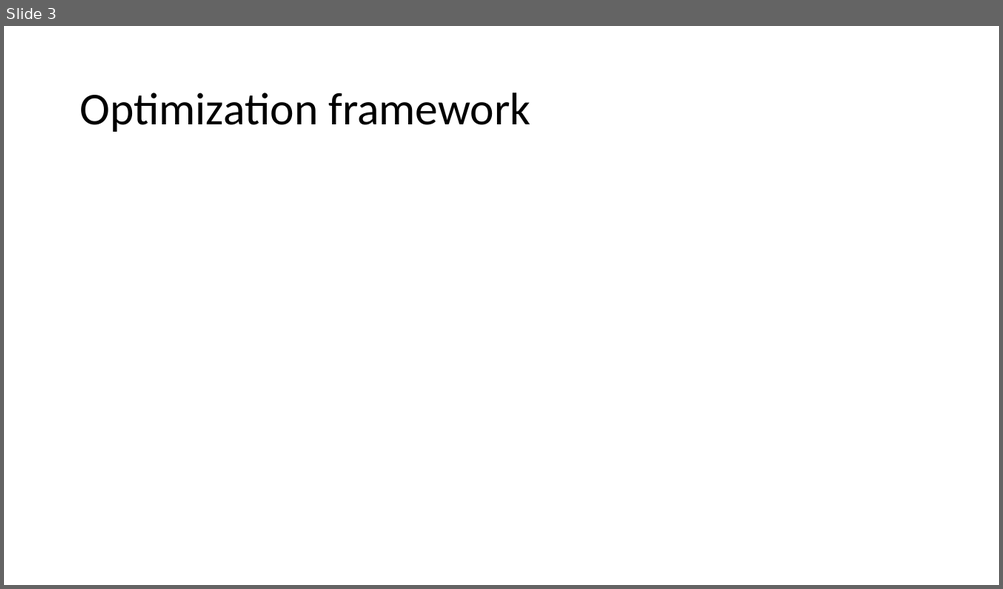
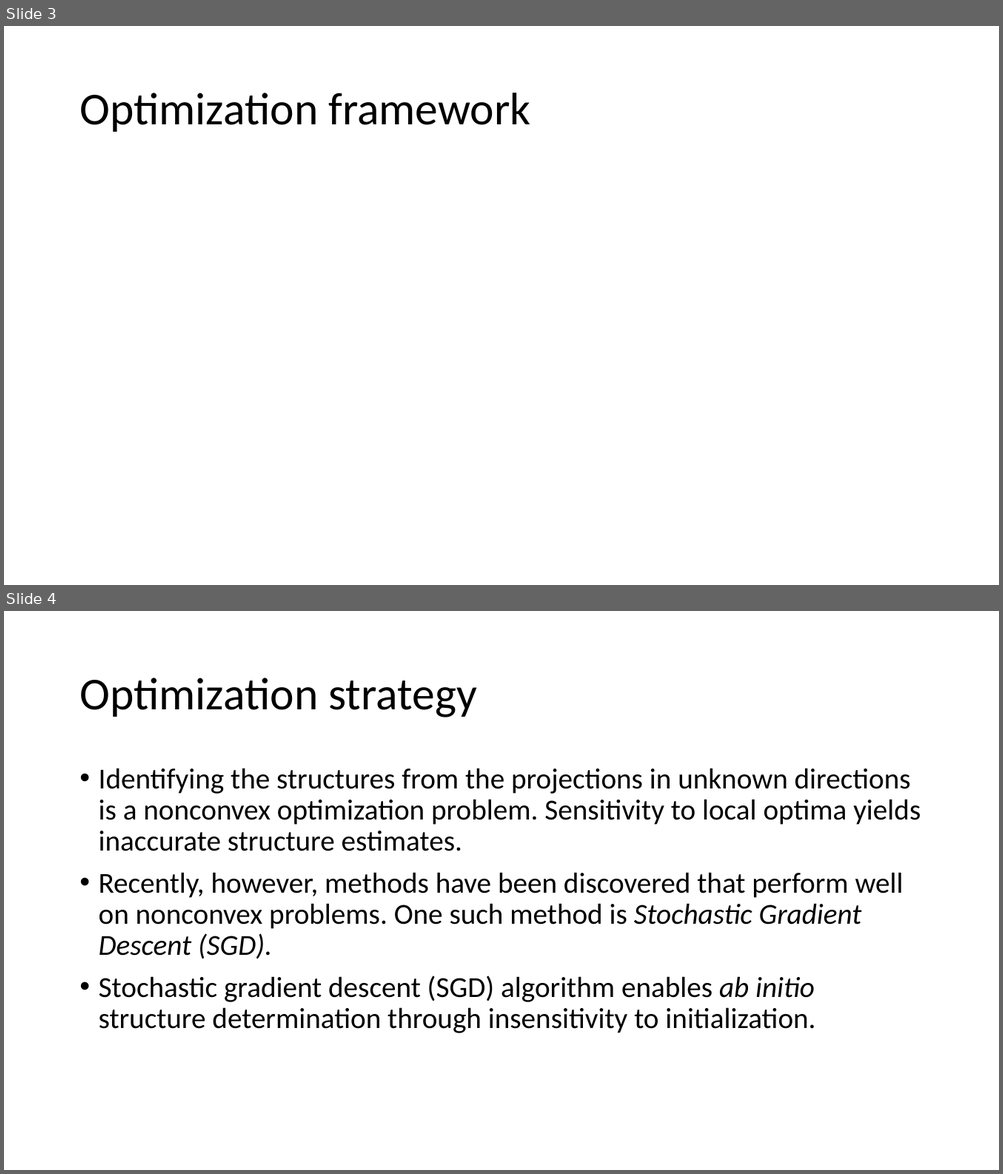
Before and after one commit to arunabh98/EPFL-CryoEM, a slide deck: reports/Project Status 4.pptx. Shown one above the other, each under a label of ours: slide 3 before the commit, slides 3 and 4 after it. The pictures are 1003x589 and 1003x1174 pixels, drawn with LibreOffice and Linux fonts; fonts in the diff are those of the drawing; grey boxes stand for pictures. Boxes give left, top, right and bottom in pixels: in the first picture for what was removed or moved away, otherwise in the second. Text is boxed around its words. In the diff, an @@ line names an element or a change of style, - is before the commit and + after.

Commit message:
Make project report

```diff
--- a/reports/Project Status 4.pptx
+++ b/reports/Project Status 4.pptx
@@ slide 4 added at <box>4,611,999,1170</box>, background #FFFFFF @@
@@ title added at <box>79,678,477,718</box>, 44 pt, text #000000 @@
+Optimization strategy
@@ text added at <box>99,768,920,1034</box>, 28 pt, text #000000 @@
+• Identifying the structures from the projections in unknown directions is a nonconvex optimization problem. Sensitivity to local optima yields inaccurate structure estimates.
+• Recently, however, methods have been discovered that perform well on nonconvex problems. One such method is Stochastic Gradient Descent (SGD).
+• Stochastic gradient descent (SGD) algorithm enables ab initio structure determination through insensitivity to initialization.
```
Also in this commit, not shown: 8 other slides added.
